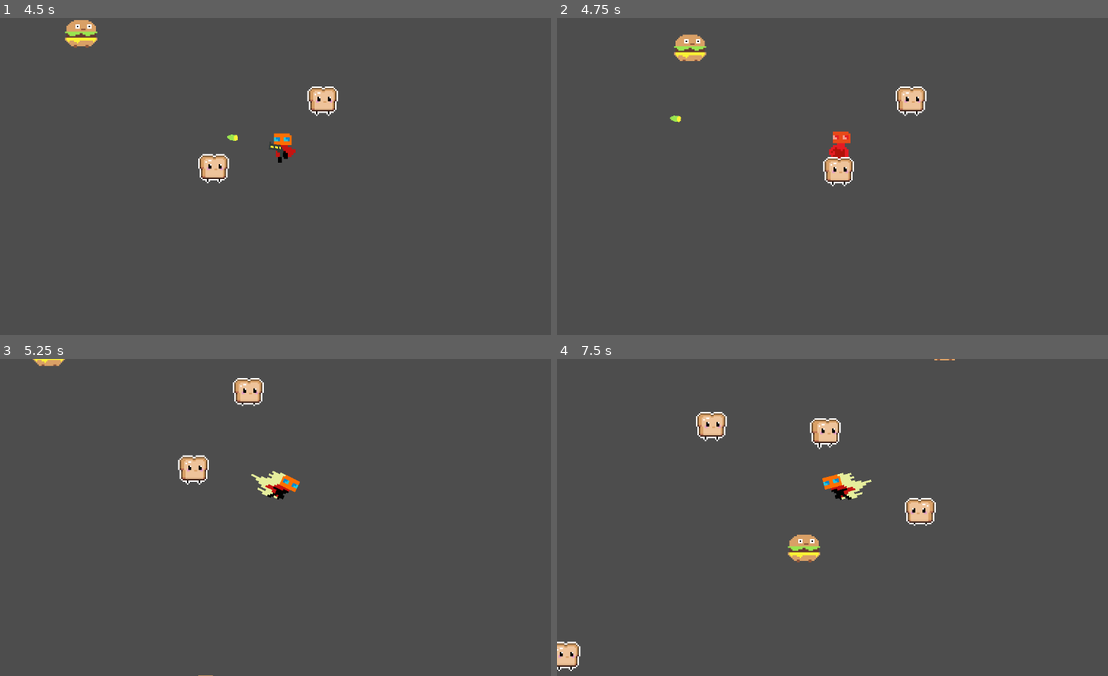
Above: before the commit, frames 1-4 (two rows, left to right).
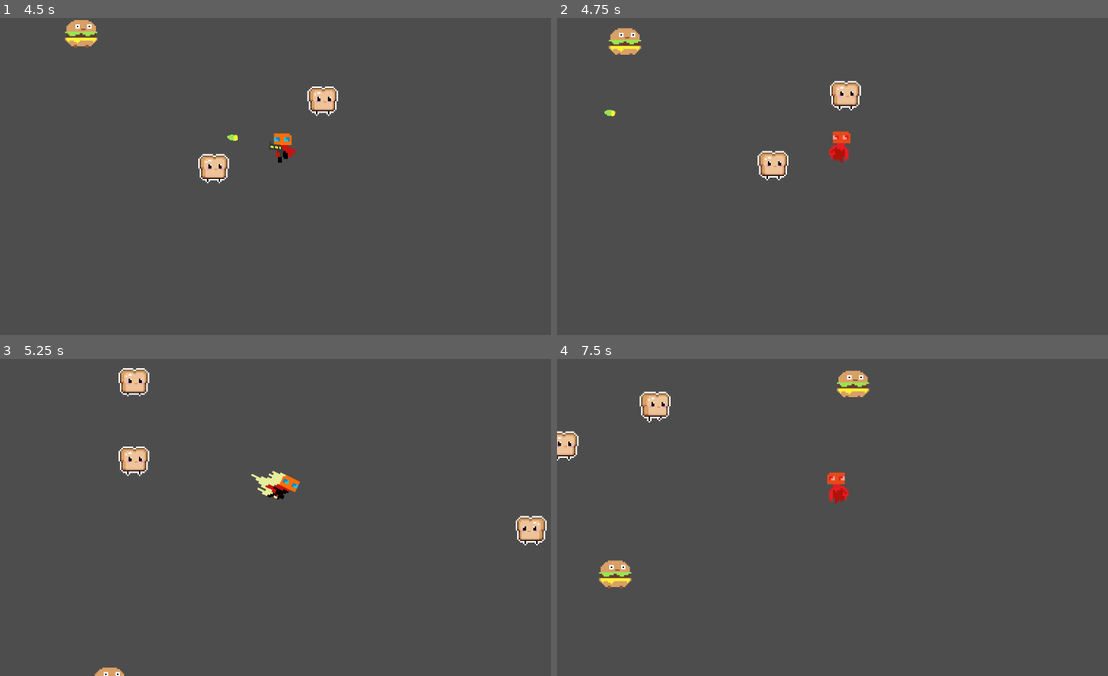
Above: after the commit, the same moments.

Repository: mendsergon/Kill-The-Food-Pyramid
Game: Godot game, scene res://Assets/Scenes/game.tscn
Two runs of this game, one before a commit and one after it. Both use one fixed random seed, a clock stepped at 60 frames per second and the inputs below.
Inputs (mouse positions are in pixels of both pictures, inside the frame that each line leads up to):
- Up to frame 1 (4.5 s): move the mouse to (407, 160) at 0.52 s; hold D (move_right) 0.53-1.28 s; tap Shift (dash) at 0.6, 2.85 s; move the mouse to (170, 192) at 1.27 s; hold S (move_down) 1.28-2.03 s; tap E (melee) at 1.35, 3.6 s; move the mouse to (336, 106) at 2.02 s; hold D (move_right) 2.03-2.78 s; click (336, 106) at 2.1 s; move the mouse to (253, 239) at 2.77 s; hold W (move_up) 2.78-3.53 s; move the mouse to (451, 224) at 3.52 s; hold A (move_left) from 3.53 s (still down); move the mouse to (110, 128) at 4.27 s; click (110, 128) at 4.35 s
- Up to frame 2 (4.75 s): keep holding A (move_left)
- Up to frame 3 (5.25 s): move the mouse to (308, 517) at 5.02 s; release A (move_left) at 5.03 s; hold S (move_down) from 5.03 s (still down); tap Shift (dash) at 5.1 s
- Up to frame 4 (7.5 s): move the mouse to (755, 438) at 5.77 s; release S (move_down) at 5.78 s; hold D (move_right) 5.78-6.53 s; tap E (melee) at 5.85 s; move the mouse to (964, 501) at 6.52 s; hold W (move_up) 6.53-7.28 s; click (964, 501) at 6.6 s; move the mouse to (727, 533) at 7.27 s; hold D (move_right) from 7.28 s (still down); tap Shift (dash) at 7.35 s

Frame 1 is identical in both runs. In frame 2, 2.7% of the frame differs, in the area x 8-68%, y 3-54%; in frame 3, 2.4%; in frame 4, 4.2%, in the area x 0-73%, y 0-99%.

Commit message:
Applied knockback logic

Diff:
--- a/Assets/Scripts/bread.gd
+++ b/Assets/Scripts/bread.gd
@@ -6,7 +6,7 @@
 const IDLE_COOLDOWN = 2.0                # Pause duration between chases
 
 ### --- HEALTH --- ###
-@export var max_health: int = 3          # Maximum HP for burger
+@export var max_health: int = 3          # Maximum HP for bread
 var health: int                          # Current HP
 
 ### --- NODE REFERENCES --- ###
@@ -60,7 +60,9 @@
 		var collision = get_slide_collision(i)
 		var other = collision.get_collider()            # Get the collided object
 		if other == player and other.has_method("apply_damage"):
-			other.apply_damage(1)                       # Deal 1 damage to player
+			# Knockback direction points from enemy to player (push player away)
+			var knockback_dir = (player.global_position - global_position).normalized()
+			other.apply_damage(1, (player.global_position - global_position).normalized())         # Deal 1 damage + knockback to player
 
 ### --- DAMAGE & DEATH --- ###
 func apply_damage(amount: int) -> void:
@@ -70,4 +72,4 @@
 		die()
 
 func die() -> void:
-	queue_free()                                     # Remove burger on death
+	queue_free()                                     # Remove bread on death
--- a/Assets/Scripts/burger.gd
+++ b/Assets/Scripts/burger.gd
@@ -60,7 +60,9 @@
 		var collision = get_slide_collision(i)
 		var other = collision.get_collider()            # Get the collided object
 		if other == player and other.has_method("apply_damage"):
-			other.apply_damage(1)                       # Deal 1 damage to player
+			# Knockback direction points from enemy to player (push player away)
+			var knockback_dir = (player.global_position - global_position).normalized()
+			other.apply_damage(1, (player.global_position - global_position).normalized())         # Deal 1 damage + knockback to player
 
 ### --- DAMAGE & DEATH --- ###
 func apply_damage(amount: int) -> void:
--- a/Assets/Scripts/player.gd
+++ b/Assets/Scripts/player.gd
@@ -55,6 +55,10 @@
 var original_collision_mask := 0        # Stores default collision mask
 var original_collision_layer := 0       # Stores default collision layer
 
+### --- KNOCKBACK STATE --- ###
+var knockback_velocity := Vector2.ZERO  # Velocity applied from knockback
+const KNOCKBACK_DECAY := 800.0           # Rate at which knockback slows down
+
 func _ready() -> void:
 	# Initialize health and disable melee area until needed
 	health = max_health                     # Set starting HP
@@ -154,6 +158,17 @@
 			velocity = move_direction * SPEED
 		else:
 			velocity = Vector2.ZERO  # Freeze movement during attack or hit
+
+	### --- APPLY KNOCKBACK VELOCITY --- ###
+	# Knockback overrides movement velocity additively, decays over time
+	if knockback_velocity.length() > 0:
+		velocity += knockback_velocity
+		# Reduce knockback velocity smoothly
+		var decay_amount = KNOCKBACK_DECAY * delta
+		if knockback_velocity.length() <= decay_amount:
+			knockback_velocity = Vector2.ZERO
+		else:
+			knockback_velocity = knockback_velocity.move_toward(Vector2.ZERO, decay_amount)
 
 	### --- PHYSICS UPDATE --- ###
 	move_and_slide()
@@ -254,7 +269,7 @@
 		animated_sprite_2d.play("Idle")
 
 ### --- DAMAGE & DEATH --- ###
-func apply_damage(amount: int) -> void:
+func apply_damage(amount: int, knockback_dir: Vector2 = Vector2.ZERO) -> void:
 	# Subtract incoming damage if not invulnerable
 	if is_invulnerable or is_dead:
 		return
@@ -273,6 +288,10 @@
 		is_hit = true
 		hit_timer = 0.5                    # Duration of hit animation
 
+		# Apply knockback velocity if direction provided
+		if knockback_dir != Vector2.ZERO:
+			knockback_velocity = knockback_dir.normalized() * 300
+
 	# Check for death
 	if health <= 0:
 		die()
@@ -281,6 +300,7 @@
 	# Handle player death
 	is_dead = true
 	velocity = Vector2.ZERO
+	knockback_velocity = Vector2.ZERO
 	pistol_1.visible = false
 	pistol_1.set_process(false)
 	pistol_1.set_process_input(false)
